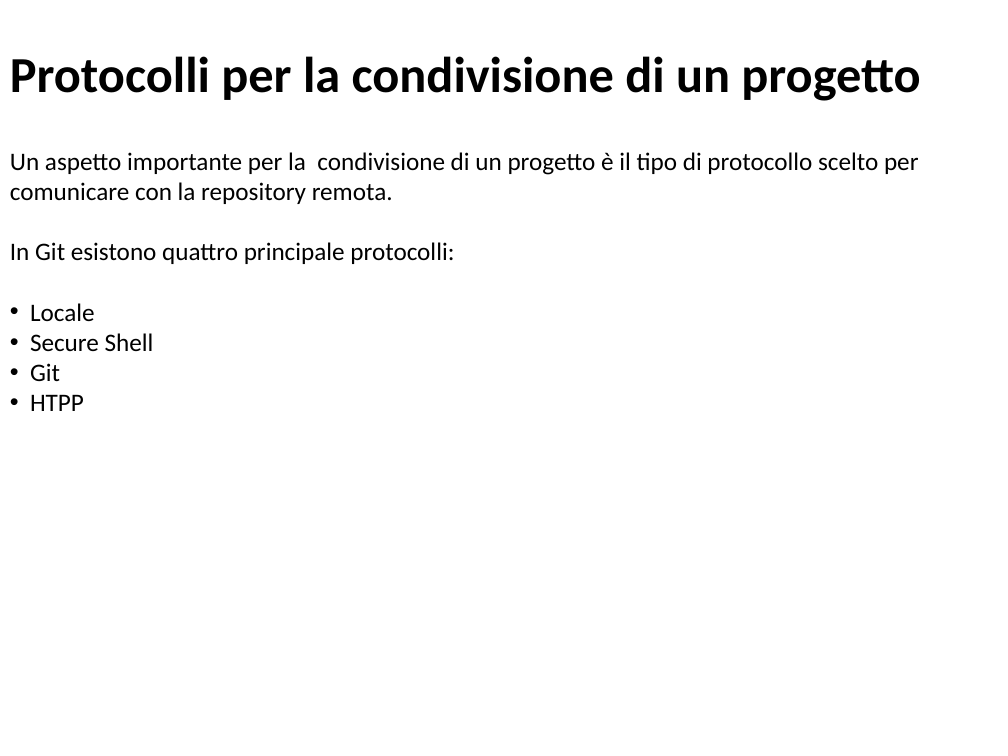
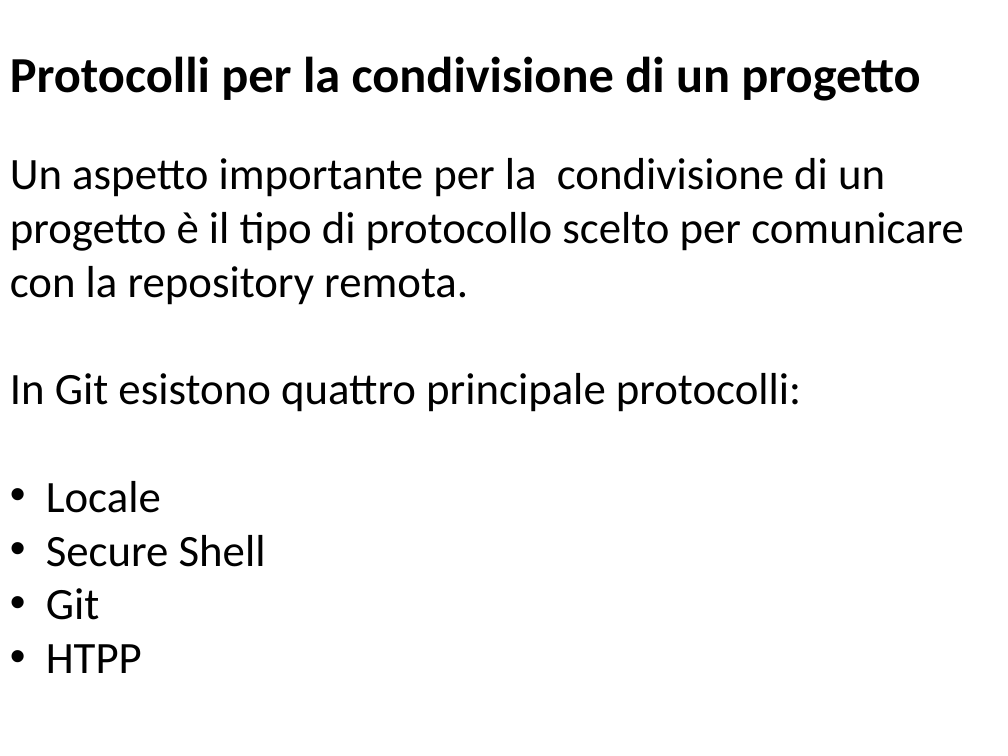
Before and after one commit to IlPep/PresentazioneLaurea, a slide deck: slide 12 of Presentazione tesi.pptx. Drawn at 1008x756 pixels with LibreOffice and Linux fonts; fonts in the diff are those of the drawing. Boxes give left, top, right and bottom in pixels: in the first picture for what was removed or moved away, otherwise in the second. Text is boxed around its words. In the diff, an @@ line names an element or a change of style, - is before the commit and + after.

```diff
--- a/Presentazione tesi.pptx
+++ b/Presentazione tesi.pptx
@@ text "Un aspetto importante per la ..." at [10,158,964,673]: size 18 to 32 pt @@
```
Also in this commit, not shown: 6 other slides changed, 1 other file.
